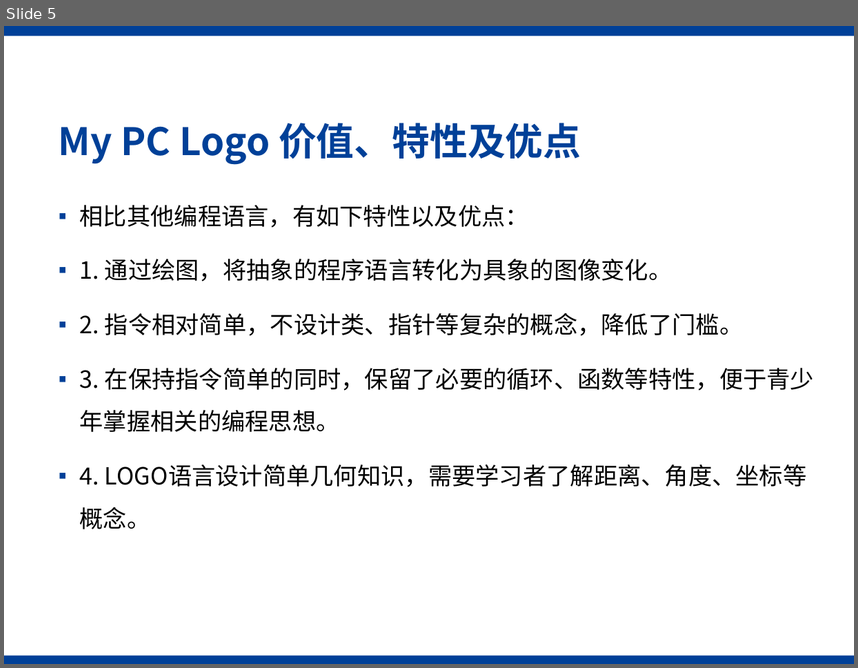
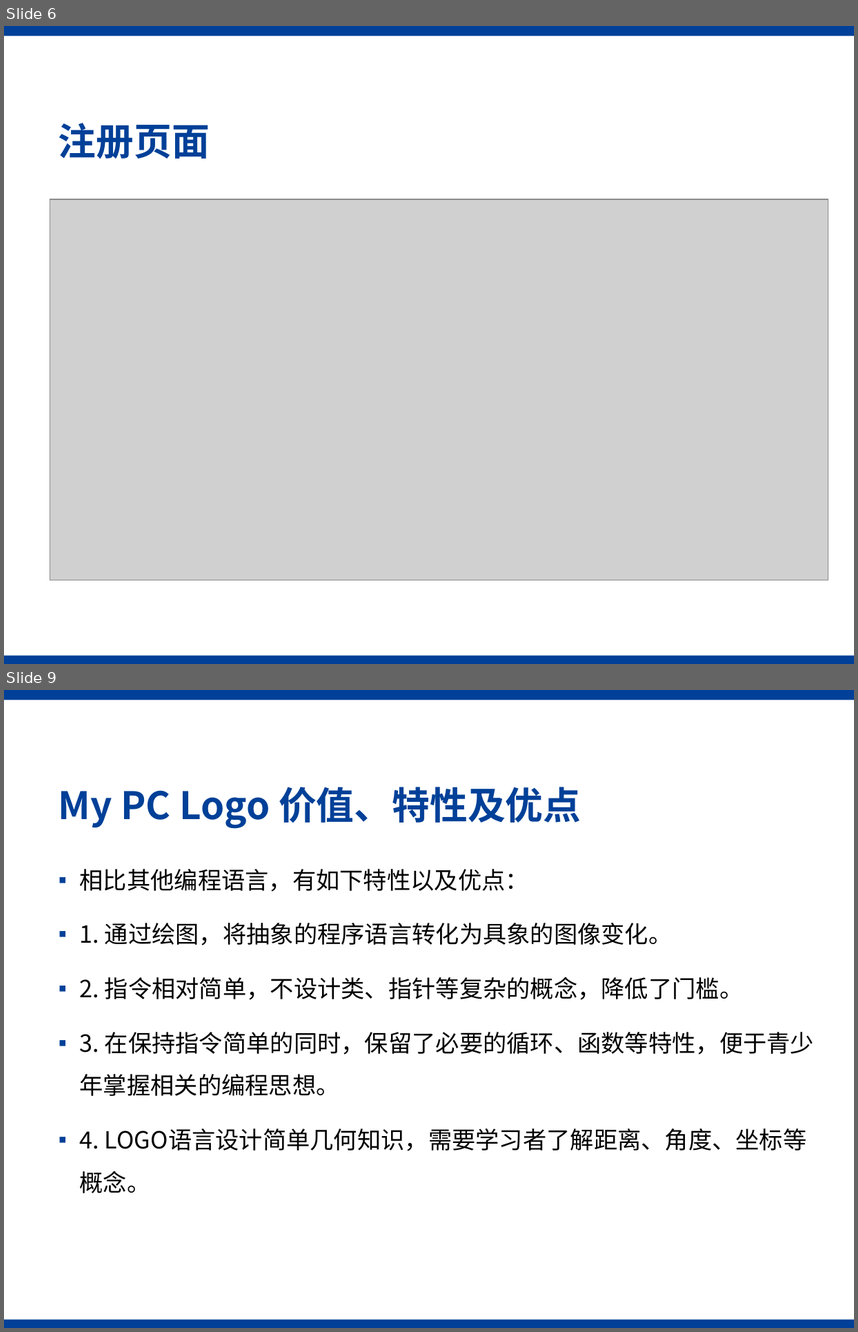
Before and after one commit to SJTU-SEP-21/SEP-21, a slide deck: UIPrototype/答辩ppt究极基础版本.pptx. Shown one above the other, each under a label of ours: slide 5 before the commit, slides 6 and 9 after it; the slides between them are not shown. The pictures are 858x668 and 858x1332 pixels, drawn with LibreOffice and Linux fonts; fonts in the diff are those of the drawing; grey boxes stand for pictures; background and template pictures are left out. Boxes give left, top, right and bottom in pixels: in the first picture for what was removed or moved away, otherwise in the second. Text is boxed around its words. In the diff, an @@ line names an element or a change of style, - is before the commit and + after.

```diff
--- a/UIPrototype/答辩ppt究极基础版本.pptx
+++ b/UIPrototype/答辩ppt究极基础版本.pptx
@@ slide 6 added at box(4, 26, 854, 664), background #FFFFFF; not listed: 2 template elements that a slide beside it also shows @@
@@ title added at box(59, 123, 210, 158), 32 pt, text #004098, bold @@
+注册页面
@@ picture added at box(50, 199, 829, 580) @@
@@ what was slide 5 is now slide 9 @@
```
Also in this commit, not shown: 7 slides changed, 3 other slides added, 5 slides removed.
